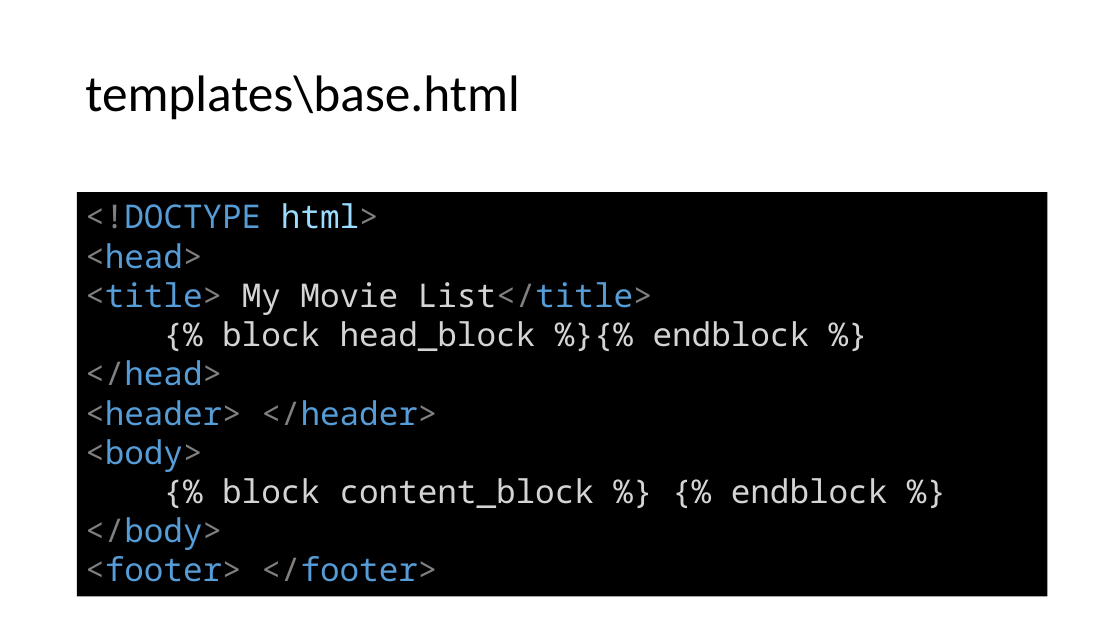
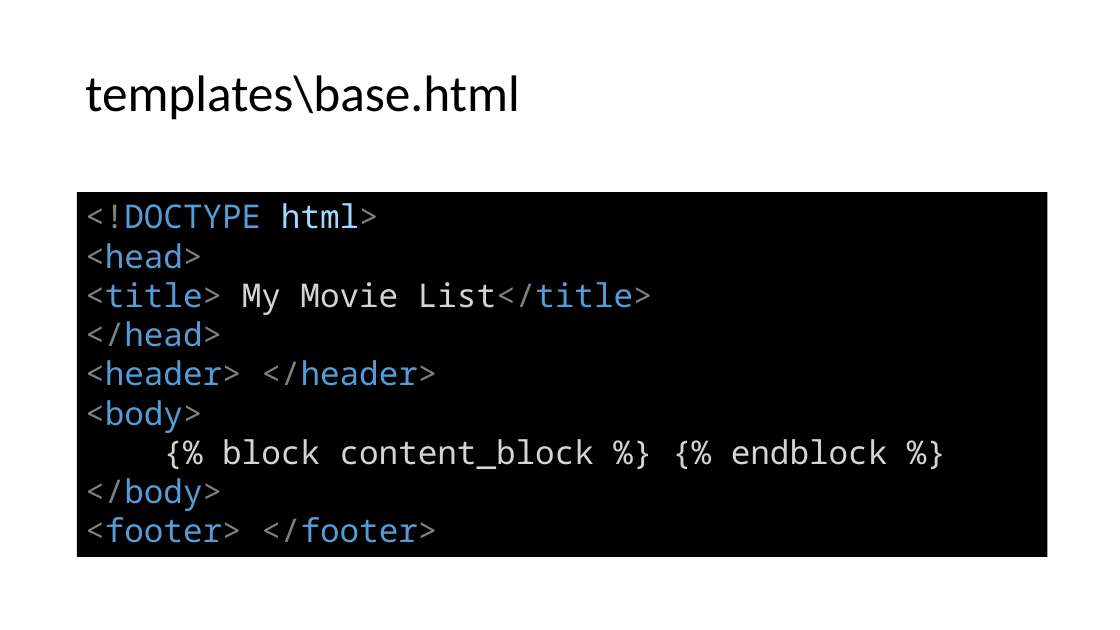
Before and after one commit to DivyaKampalli/movie-rating, a slide deck: slide 18 of Fullstack Tutorial.pptx. Drawn at 1120x630 pixels with LibreOffice and Linux fonts; fonts in the diff are those of the drawing. Boxes give left, top, right and bottom in pixels: in the first picture for what was removed or moved away, otherwise in the second. Text is boxed around its words. In the diff, an @@ line names an element or a change of style, - is before the commit and + after.

```diff
--- a/Fullstack Tutorial.pptx
+++ b/Fullstack Tutorial.pptx
@@ rectangle "<!DOCTYPE html>": place and size @@
-rectangle "<!DOCTYPE html>" at bbox=[77, 192, 1048, 597]
+rectangle "<!DOCTYPE html>" at bbox=[77, 192, 1048, 557]
@@ text in rectangle at bbox=[222, 321, 810, 351]: paragraph removed @@
-{% block head_block %}{% endblock %}
```
Also in this commit, not shown: 3 other slides changed, 4 slides added, 4 other files.
